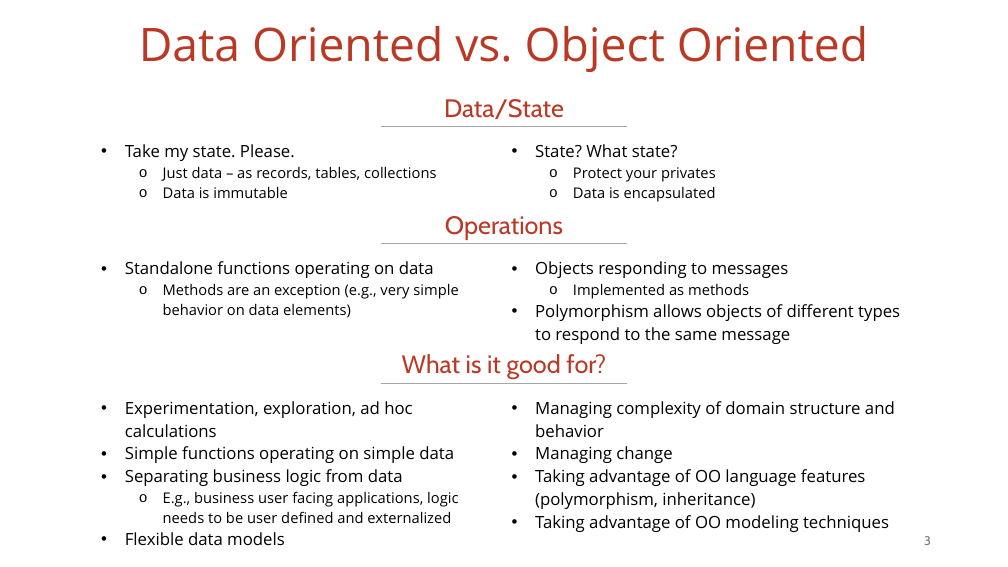
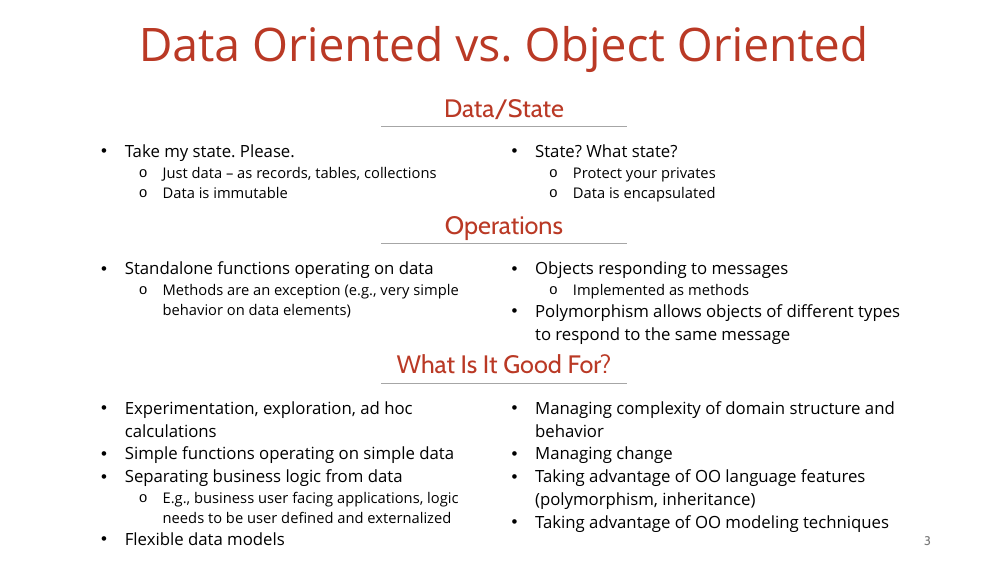
Before and after one commit to vmzakharov/missing-dataframe-talk, a slide deck: slide 3 of presentation/Missing_Dataframe_Short.pptx. Drawn at 1008x567 pixels with LibreOffice and Linux fonts; fonts in the diff are those of the drawing. Boxes give left, top, right and bottom in pixels: in the first picture for what was removed or moved away, otherwise in the second. Text is boxed around its words. In the diff, an @@ line names an element or a change of style, - is before the commit and + after.

```diff
--- a/presentation/Missing_Dataframe_Short.pptx
+++ b/presentation/Missing_Dataframe_Short.pptx
@@ text at box(397, 354, 612, 374): text changed @@
-What is it good for?
+What Is It Good For?
```
Also in this commit, not shown: 12 other slides changed, 2 slides added, 1 other file.
